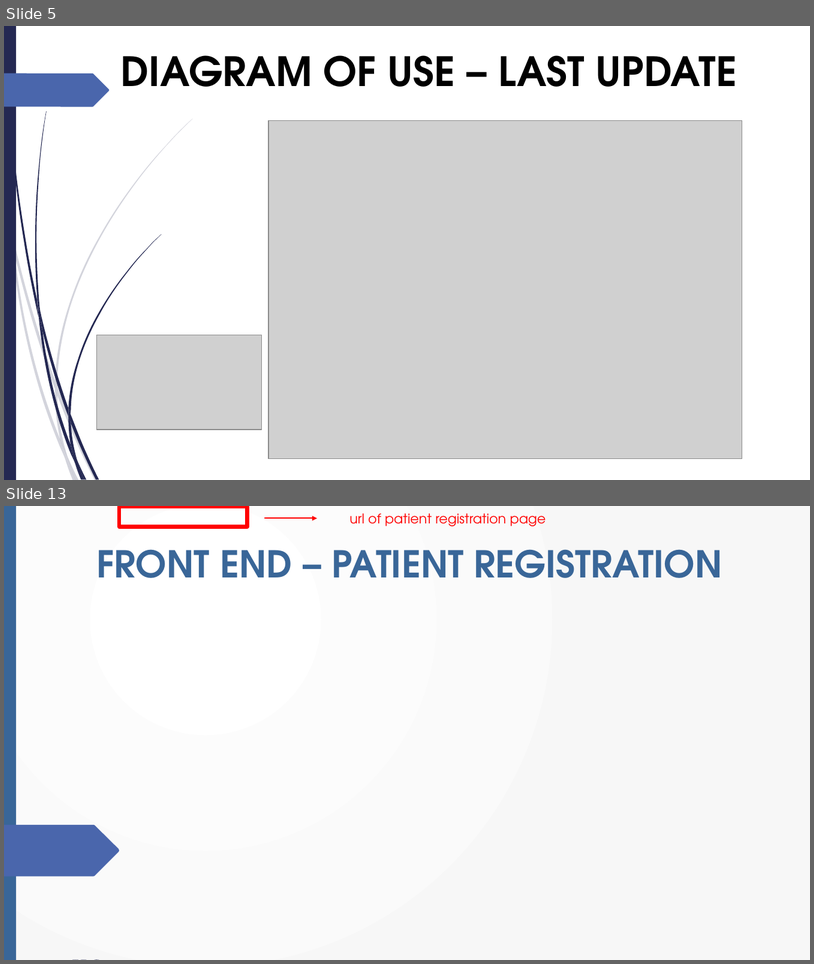
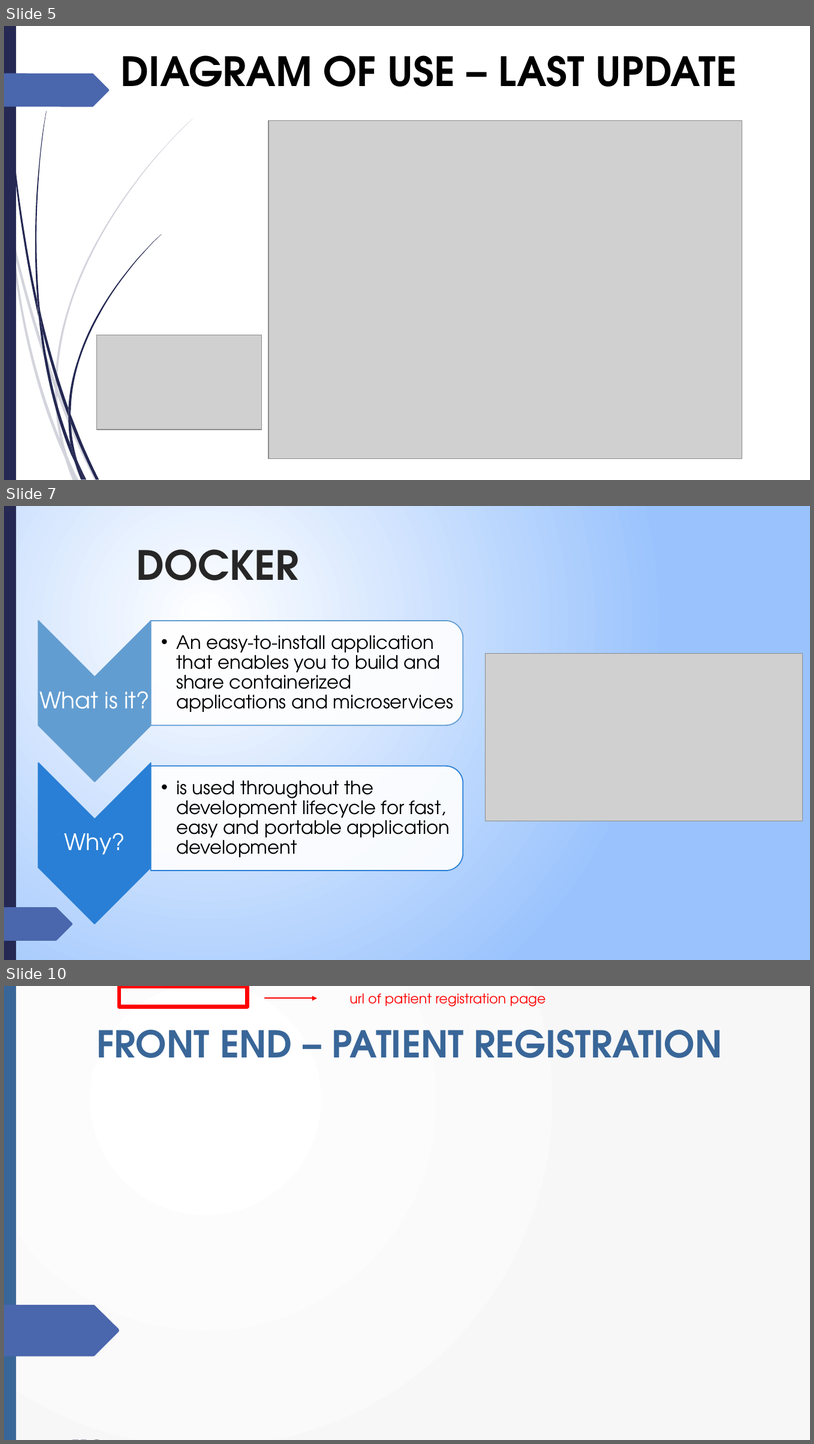
Before and after one commit to edo98811/IoT_project, a slide deck: Documenti/progetto_finale_last.pptx. Shown one above the other, each under a label of ours: slides 5 and 13 before the commit, slides 5, 7 and 10 after it; the slides between them are not shown. The pictures are 814x964 and 814x1444 pixels, drawn with LibreOffice and Linux fonts; fonts in the diff are those of the drawing; grey boxes stand for pictures; background and template pictures are left out. Boxes give left, top, right and bottom in pixels: in the first picture for what was removed or moved away, otherwise in the second. Text is boxed around its words. In the diff, an @@ line names an element or a change of style, - is before the commit and + after.

```diff
--- a/Documenti/progetto_finale_last.pptx
+++ b/Documenti/progetto_finale_last.pptx
@@ slide 7 added at (4, 506, 810, 960), background gradient #FFFFFF to #9BC3FE; not listed: 23 template elements that a slide beside it also shows @@
@@ rectangle added at (4, 506, 810, 960), fill gradient #FFFFFF to #9BC3FE @@
@@ rectangle added at (4, 506, 16, 960), fill #242852 @@
@@ title added at (136, 549, 299, 580), 48 pt, text #262626, bold @@
+DOCKER
@@ picture added at (486, 653, 803, 820) @@
@@ group added at (38, 621, 464, 924): 4 texts, 2 chevrons, 2 round same rects @@
+What is it?
+  • An easy-to-install application that enables you to build and share containerized applications and microservices
+Why?
+  • is used throughout the development lifecycle for fast, easy and portable application development
@@ freeform shape added at (4, 907, 73, 940), fill #4A66AC @@
@@ what was slide 13 is now slide 10 @@
```
Also in this commit, not shown: 5 slides changed, 7 other slides added, 12 slides removed, 8 other files.
